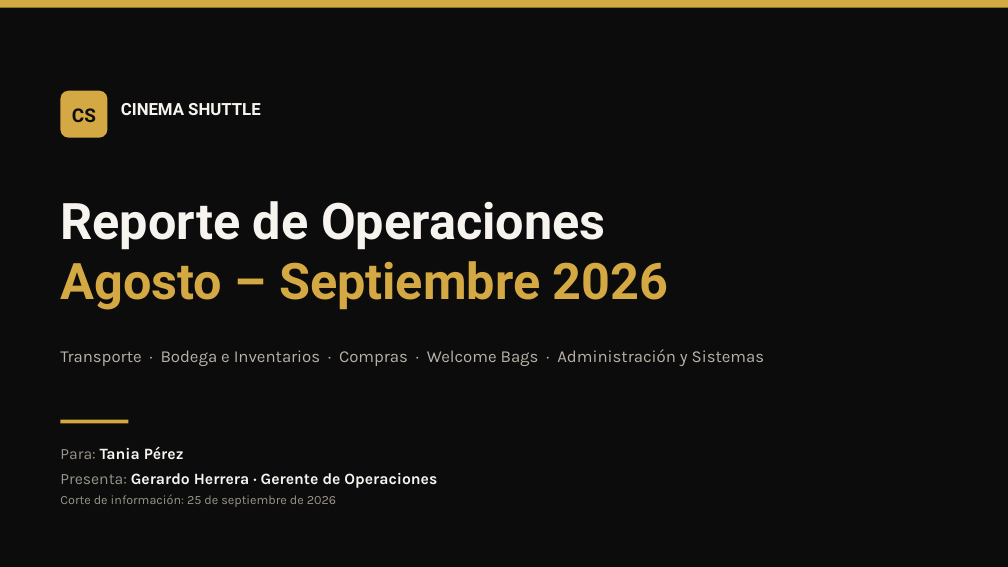
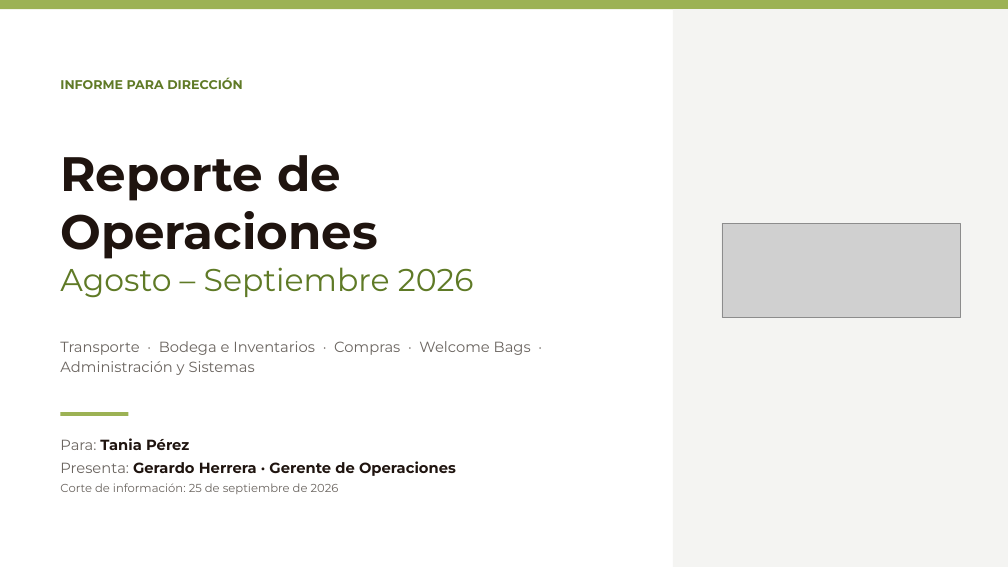
Before and after one commit to gerardoherreraCS/npscinemashuttle.github.io, a slide deck: slide 1 of reportes/Reporte_Operaciones_Ago_Sep_2026.pptx. Drawn at 1008x567 pixels with LibreOffice and Linux fonts; fonts in the diff are those of the drawing; grey boxes stand for pictures. Boxes give left, top, right and bottom in pixels: in the first picture for what was removed or moved away, otherwise in the second. Text is boxed around its words. In the diff, an @@ line names an element or a change of style, - is before the commit and + after.

```diff
--- a/reportes/Reporte_Operaciones_Ago_Sep_2026.pptx
+++ b/reportes/Reporte_Operaciones_Ago_Sep_2026.pptx
@@ background #0C0C0C to #FFFFFF @@
@@ rectangle at (x1=0, y1=0, x2=1008, y2=9): fill #D4A843 to #9CB254 @@
@@ rectangle added at (x1=673, y1=9, x2=1008, y2=567), fill #F4F4F2 @@
@@ text at (x1=60, y1=77, x2=242, y2=89): text changed; size 16 to 12 pt; font Roboto to Montserrat; text colour #F7F4EF to #5F7A26 @@
-CINEMA SHUTTLE
+INFORME PARA DIRECCIÓN
@@ rounded rectangle removed at (x1=60, y1=91, x2=107, y2=138) @@
@@ text removed at (x1=72, y1=108, x2=96, y2=122) @@
-CS
@@ text "Reporte de" moved from (x1=60, y1=201, x2=668, y2=310) to (x1=60, y1=155, x2=474, y2=298) @@
@@ text at (x1=60, y1=155, x2=377, y2=259): text changed; size 48 to 46 pt; font Roboto to Montserrat; text colour #F7F4EF to #1F140F @@
-Reporte de Operaciones
+Reporte de
+Operaciones
@@ picture added at (x1=722, y1=223, x2=960, y2=318) @@
@@ text at (x1=60, y1=267, x2=474, y2=298): size 48 to 30 pt, font Roboto to Montserrat, text colour #D4A843 to #5F7A26, bold off in "Agosto – Septiembre 2026" @@
@@ text "Transporte · Bodega e Inventarios ..." moved from (x1=60, y1=349, x2=764, y2=366) to (x1=60, y1=341, x2=531, y2=375) @@
@@ text "Transporte · Bodega e Inventarios ..." at (x1=60, y1=341, x2=531, y2=375): size 16 to 14 pt, font Karla to Montserrat, text colour #B8B2A8 to #6B6560 @@
@@ rectangle at (x1=60, y1=412, x2=129, y2=416): fill #D4A843 to #9CB254 @@
@@ rectangle moved from (x1=60, y1=420, x2=129, y2=423) to (x1=60, y1=412, x2=129, y2=416) @@
@@ text "Para: Tania Pérez" moved from (x1=60, y1=446, x2=437, y2=507) to (x1=60, y1=438, x2=456, y2=494) @@
@@ text "Para: Tania Pérez" at (x1=60, y1=438, x2=456, y2=494): size 15 to 14 pt in "Para: Tania Pérez", "Presenta: Gerardo Herrera · Gerente de Operaciones"; font Karla to Montserrat; text colour #9A948A to #6B6560 in "Para:", "Presenta:", "Corte de información: 25 de septiembre de ..."; text colour #F7F4EF to #1F140F in "Tania Pérez", "Gerardo Herrera · Gerente de Operaciones"; size 12 to 11 pt in "Corte de información: 25 de septiembre de ..." @@
```
Also in this commit, not shown: 15 other slides changed, 3 other files.
